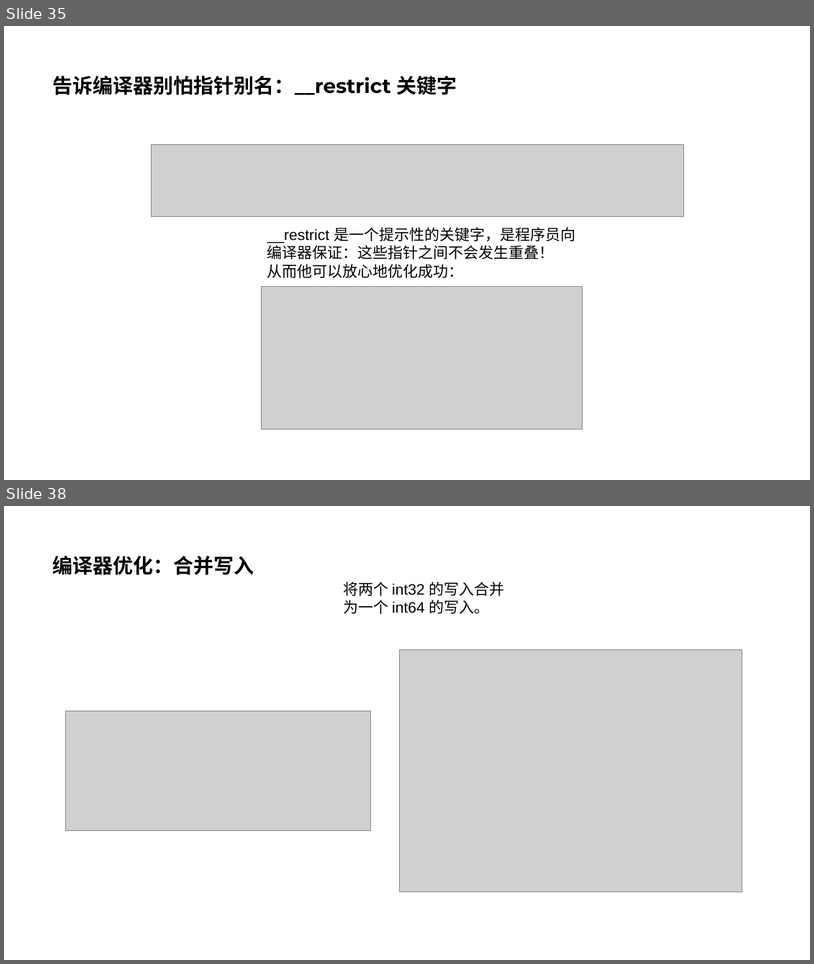
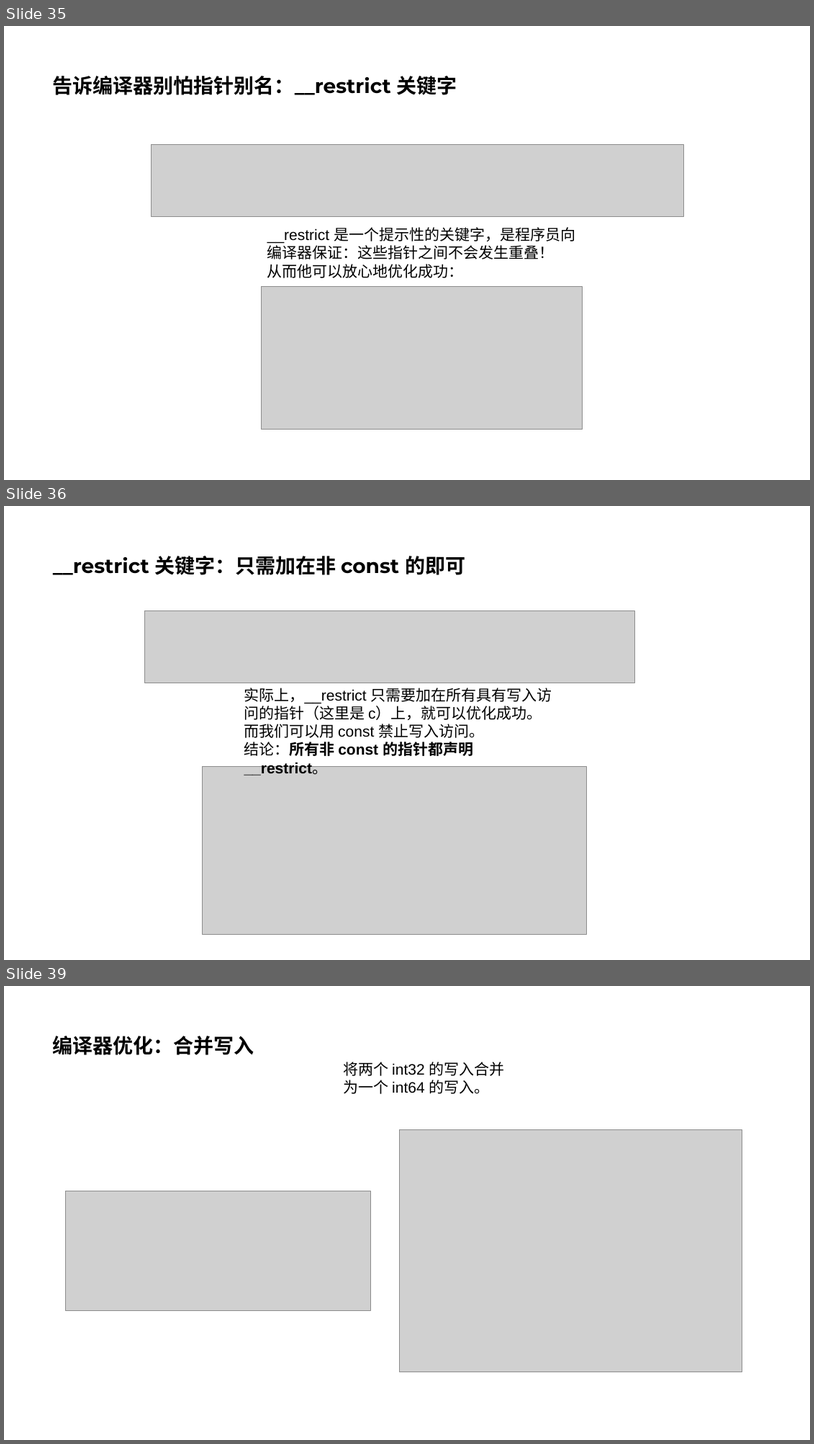
Before and after one commit to parallel101/course, a slide deck: 04/slides.pptx. Shown one above the other, each under a label of ours: slides 35 and 38 before the commit, slides 35, 36 and 39 after it; the slides between them are not shown. The pictures are 814x964 and 814x1444 pixels, drawn with LibreOffice and Linux fonts; fonts in the diff are those of the drawing; grey boxes stand for pictures. Boxes give left, top, right and bottom in pixels: in the first picture for what was removed or moved away, otherwise in the second. Text is boxed around its words. In the diff, an @@ line names an element or a change of style, - is before the commit and + after.

```diff
--- a/04/slides.pptx
+++ b/04/slides.pptx
@@ slide 36 added at [4, 506, 810, 960], background #FFFFFF @@
@@ title added at [53, 556, 466, 575], 24 pt, text #000000, bold @@
+__restrict 关键字：只需加在非 const 的即可
@@ picture added at [144, 610, 635, 682] @@
@@ text added at [244, 687, 553, 756], 18 pt, text #000000 @@
+实际上，__restrict 只需要加在所有具有写入访问的指针（这里是 c）上，就可以优化成功。
+而我们可以用 const 禁止写入访问。
+结论：所有非 const 的指针都声明 __restrict。
@@ picture added at [203, 767, 586, 934] @@
@@ what was slide 38 is now slide 39 @@
```
Also in this commit, not shown: 4 slides changed, 8 other slides added, 31 other files.
